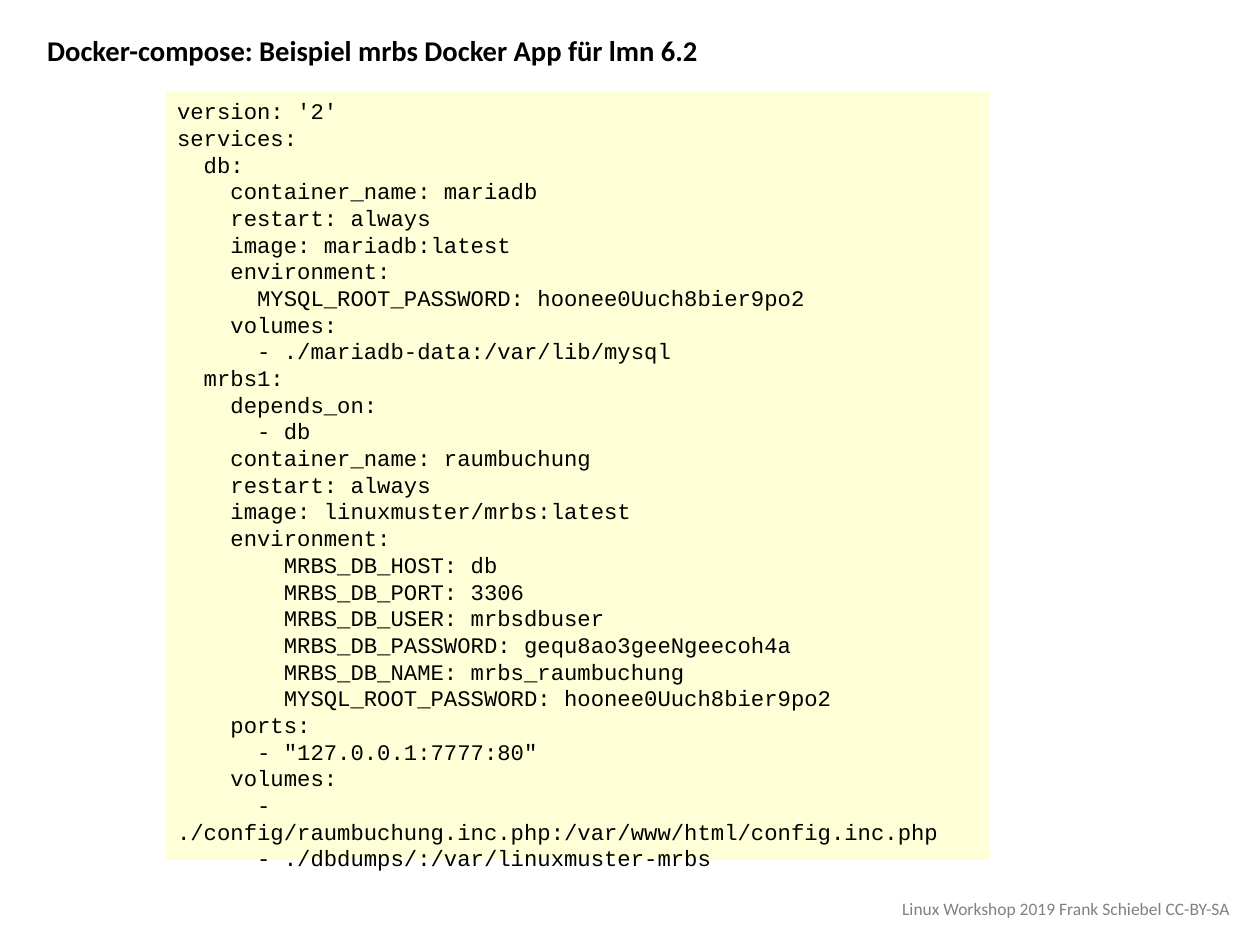
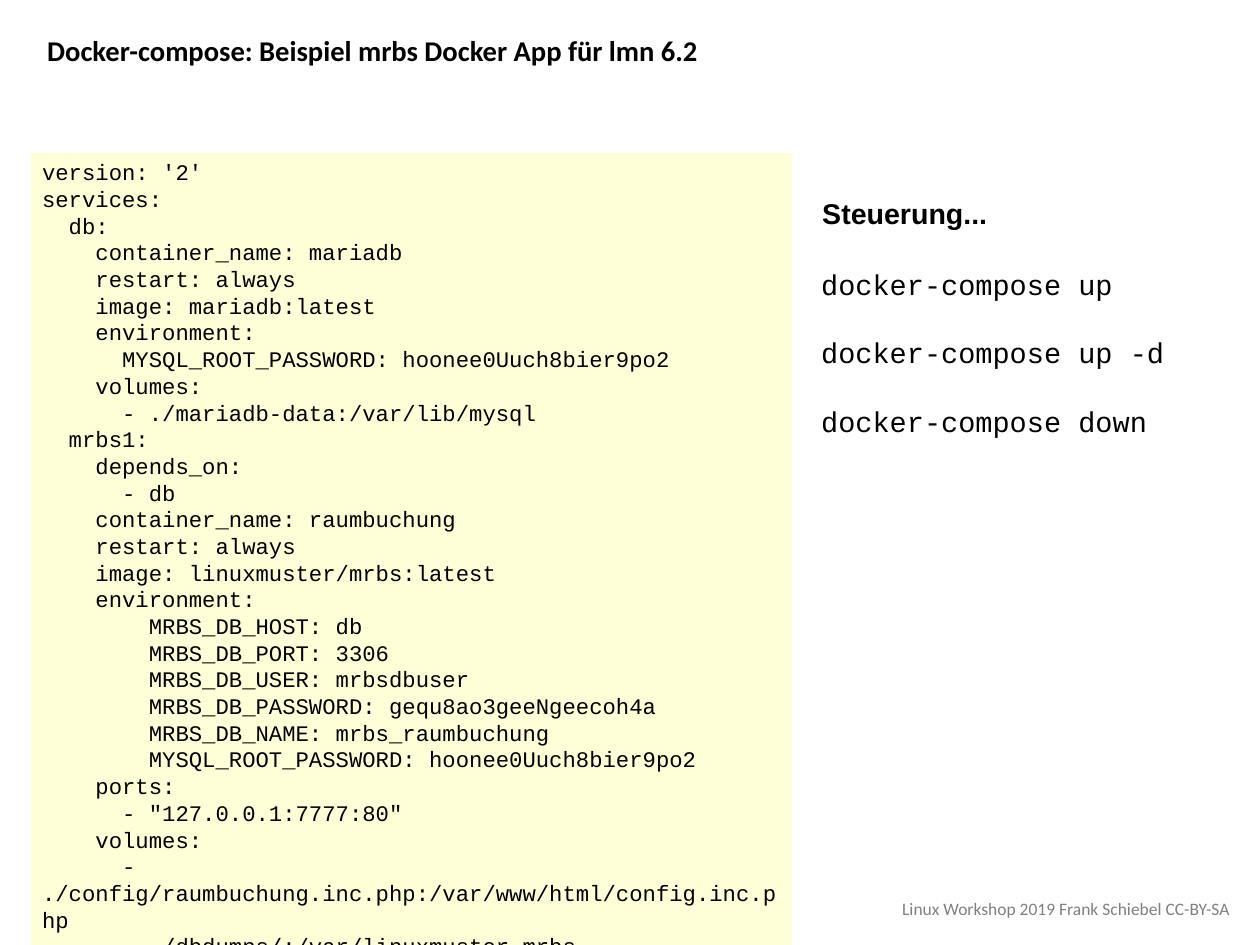
Before and after one commit to ironiemix/lfb-linuxworkshop2019, a slide deck: slide 12 of docker/slides/linux_workshop_docker.odp. Drawn at 1260x945 pixels with LibreOffice and Linux fonts; fonts in the diff are those of the drawing. Boxes give left, top, right and bottom in pixels: in the first picture for what was removed or moved away, otherwise in the second. Text is boxed around its words. In the diff, an @@ line names an element or a change of style, - is before the commit and + after.

```diff
--- a/docker/slides/linux_workshop_docker.odp
+++ b/docker/slides/linux_workshop_docker.odp
@@ rectangle "version: '2'" resized from (x1=166, y1=91, x2=990, y2=860) to (x1=31, y1=153, x2=792, y2=945) @@
@@ text added at (x1=822, y1=204, x2=987, y2=230), 18 pt, text #000000, bold @@
+Steuerung...
@@ text added at (x1=821, y1=275, x2=1164, y2=438), 18 pt, text #000000 @@
+docker-compose up
+docker-compose up -d
+docker-compose down
```
Also in this commit, not shown: 2 other slides changed, 3 other files.
